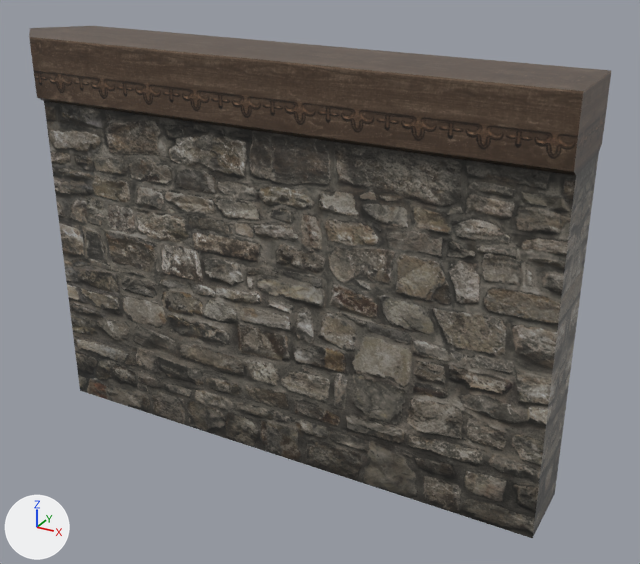
One commit to the COLLADA model run directory/Data/Walls/House_Stone_Wall_Upper.dae: the scene before it, then after it.
Before and after are seen from a camera (50 mm lens) standing at (0.01048, -0.05133, 0.03961) and looking at (-0.01838, 0.00116, 0.01337). Every picture has the same lights, and +X, +Y and +Z are marked at lower left. Vertices at the same position are counted once.

Objects in the first picture: 'House_Stone_Wall_Upper'.
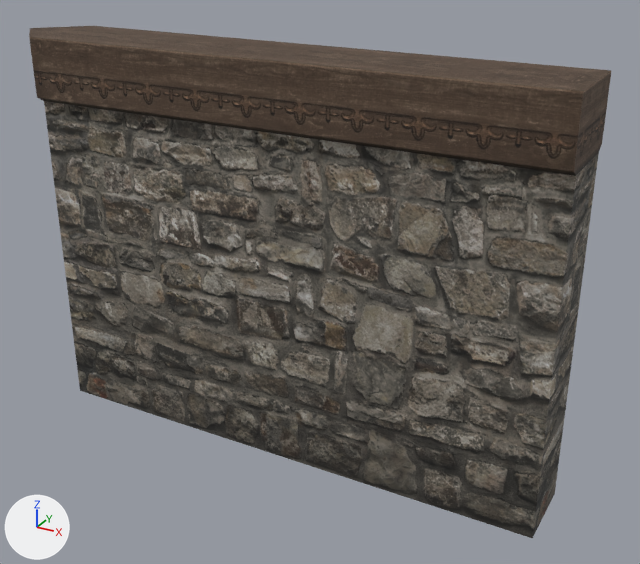
Pixel boxes (x1, y1, x2, y2) of what changed, in the pictures (640 x 564 px):
part 1 of me_house_stone_wall_uppermesh, cut back: (533, 166, 588, 536) in both
part 2 of me_house_stone_wall_uppermesh, surface changed: (44, 101, 599, 537) in both

What the commit changed:
Material 'wallMat' (mat_wallmat) is new.
Its texture is img_stonewall_jpg.
Its roughness is 0.84.
me_house_stone_wall_uppermesh is used by ob_house_stone_wall_upper; location (0.0, 0.0, 0.0).
Verts and faces of me_house_stone_wall_uppermesh; kept vertices keep their numbers, new ones are numbered from 26.
Before the commit, vertices of me_house_stone_wall_uppermesh: 2 (0.0, -0.0027, 0.0) at pixel (532, 538), 14 (0.0, 0.0, 0.0252) at pixel (587, 163), 15 (0.0, 0.0, 0.0) at pixel (543, 515), 17 (0.0, 0.0027, 0.0) at pixel (554, 493), 25 (-0.0043, 0.0, -0.0006).
me_house_stone_wall_uppermesh had 26 vertices, 48 faces and spanned x -0.0434..0.0, y -0.0034..0.0034, z -0.0006..0.03.
me_house_stone_wall_uppermesh no longer uses material mat_stonewall (picture img_stonewall_jpg).
me_house_stone_wall_uppermesh now has 25 vertices, 46 faces and spans x -0.0434..0.0, y -0.0034..0.0034, z -0.0006..0.03.
Part 1, on me_house_stone_wall_uppermesh:
Vertices deleted: 15 (with the faces that use them).
New faces: (2, 25, 17), (2, 17, 14).
me_house_stone_wall_uppermesh part 2: 10 kept faces spanning x -0.0428..0.0, y -0.0028..0.0027, z 0.0..0.0252 get new texture (UV) coordinates.
me_house_stone_wall_uppermesh now uses material mat_wallmat (picture img_stonewall_jpg).
